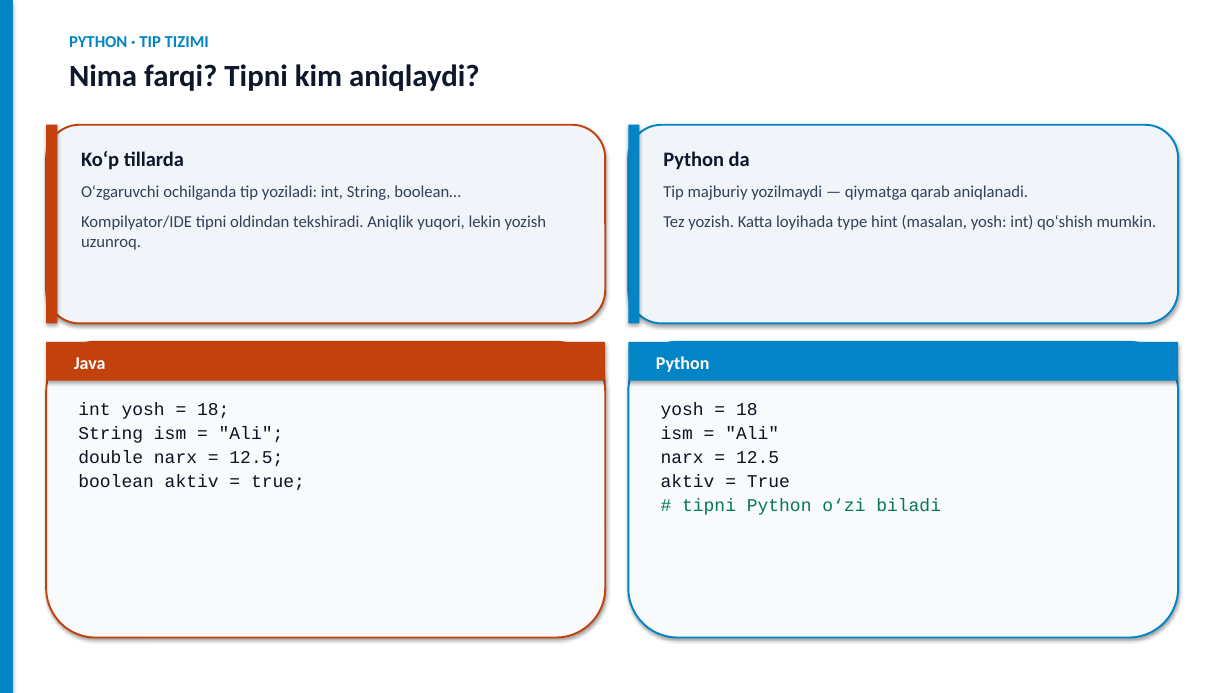
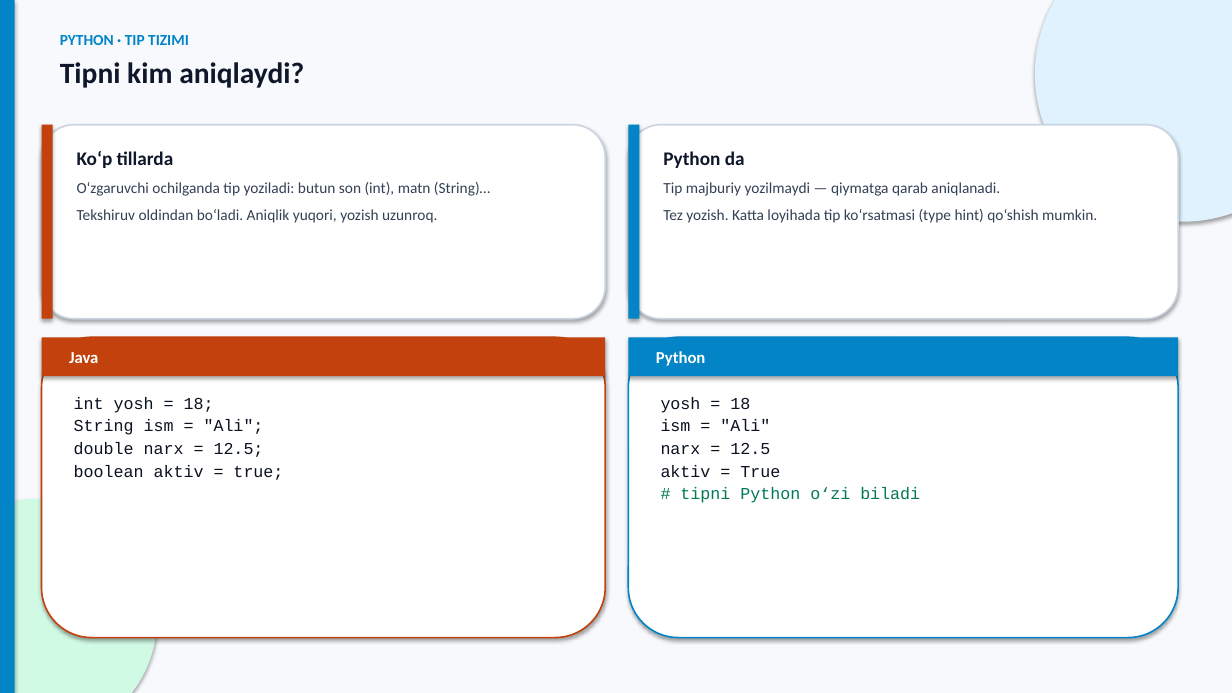
Before and after one commit to DilshodZokirov/bgalaxy-app, a slide deck: slide 6 of python-prezentatsiya/Python-Django-PBL-v5.pptx. Drawn at 1232x693 pixels with LibreOffice and Linux fonts; fonts in the diff are those of the drawing. Boxes give left, top, right and bottom in pixels: in the first picture for what was removed or moved away, otherwise in the second. Text is boxed around its words. In the diff, an @@ line names an element or a change of style, - is before the commit and + after.

```diff
--- a/python-prezentatsiya/Python-Django-PBL-v5.pptx
+++ b/python-prezentatsiya/Python-Django-PBL-v5.pptx
@@ background #FFFFFF to #F7F9FC @@
@@ text "PYTHON · TIP TIZIMI": place and size @@
-text "PYTHON · TIP TIZIMI" at [69,36,480,91]
+text "PYTHON · TIP TIZIMI" at [60,35,304,88]
@@ ellipse added at [1035,0,1232,222], fill #E0F2FE @@
@@ text at [60,35,189,45]: size 13 to 12 pt in "PYTHON · TIP TIZIMI" @@
@@ text at [60,62,304,88]: text changed; size 24 to 23 pt @@
-Nima farqi? Tipni kim aniqlaydi?
+Tipni kim aniqlaydi?
@@ rectangle: place and size @@
-rectangle at [46,125,57,323]
+rectangle at [42,125,53,319]
@@ rounded rectangle: place and size @@
-rounded rectangle at [46,125,605,323]
+rounded rectangle at [42,125,605,319]
@@ rounded rectangle at [42,125,605,319]: fill #F1F5F9 to #FFFFFF; outline #C2410C 1.5 pt to #CBD5E1 1.25 pt @@
@@ rectangle: place and size @@
-rectangle at [628,125,640,323]
+rectangle at [628,125,640,319]
@@ rounded rectangle: place and size @@
-rounded rectangle at [628,125,1178,323]
+rounded rectangle at [628,125,1178,319]
@@ rounded rectangle at [628,125,1178,319]: fill #F1F5F9 to #FFFFFF; outline #0284C7 1.5 pt to #CBD5E1 1.25 pt @@
@@ text at [77,151,174,168]: size 16 to 15 pt in "Ko‘p tillarda"; less space between paragraphs @@
@@ text at [663,151,745,168]: size 16 to 15 pt in "Python da"; less space between paragraphs @@
@@ text at [77,182,490,223]: text changed; size 13 to 12 pt @@
-O‘zgaruvchi ochilganda tip yoziladi: int, String, boolean…
-Kompilyator/IDE tipni oldindan tekshiradi. Aniqlik yuqori, lekin yozish uzunroq.
+O‘zgaruvchi ochilganda tip yoziladi: butun son (int), matn (String)…
+Tekshiruv oldindan bo‘ladi. Aniqlik yuqori, yozish uzunroq.
@@ text at [663,182,1097,223]: text changed; size 13 to 12 pt @@
-Tip majburiy yozilmaydi — qiymatga qarab aniqlanadi.
-Tez yozish. Katta loyihada type hint (masalan, yosh: int) qo‘shish mumkin.
+Tip majburiy yozilmaydi — qiymatga qarab aniqlanadi.
+Tez yozish. Katta loyihada tip ko‘rsatmasi (type hint) qo‘shish mumkin.
@@ rectangle: place and size @@
-rectangle at [46,342,605,381]
+rectangle at [42,337,605,376]
@@ rounded rectangle: place and size @@
-rounded rectangle at [46,342,605,638]
+rounded rectangle at [42,337,605,638]
@@ rounded rectangle at [42,337,605,638]: fill #F8FAFC to #FFFFFF; outline #C2410C 1.5 pt to #C2410C 1.25 pt @@
@@ size 14 to 13 pt in 4 elements at [661,397,920,503], [656,351,706,366], [74,397,283,480], [69,352,98,363] @@
@@ rectangle: place and size @@
-rectangle at [628,342,1178,381]
+rectangle at [628,337,1178,376]
@@ rounded rectangle: place and size @@
-rounded rectangle at [628,342,1178,638]
+rounded rectangle at [628,337,1178,638]
@@ rounded rectangle at [628,337,1178,638]: fill #F8FAFC to #FFFFFF; outline #0284C7 1.5 pt to #0284C7 1.25 pt @@
@@ ellipse added at [0,499,157,693], fill #D1FAE5 @@
```
Also in this commit, not shown: 14 other slides changed, 1 slide added, 20 other files.
